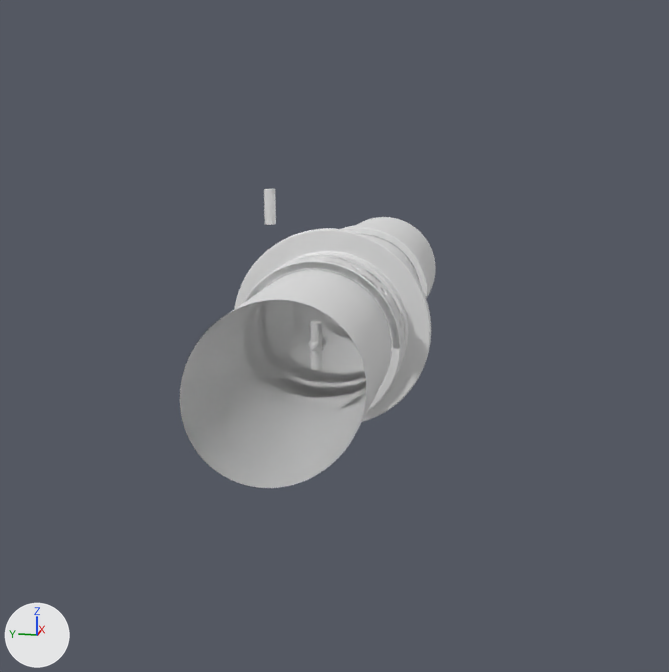
The Blender file ProtoAssets.blend: old version first, new version second.
One viewpoint serves both versions: a 50 mm camera at (-7.51, -1.66, 1.97) aimed at (0.03, -0.15, 0.08). Lighting does not change. The marker at lower left points along +X, +Y and +Z. The older version comes first. Everything nearer to the camera than a plane just in front of the edit is cut away.
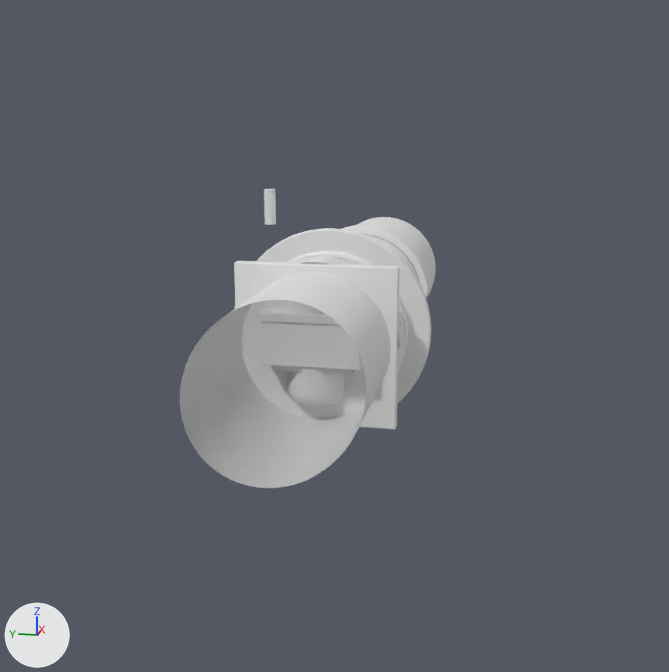
Diff of the bpy script that builds the scene:
```diff
--- a/ProtoAssets.blend.py
+++ b/ProtoAssets.blend.py
@@ me_cube_005 @@
+me_cube_005.from_pydata(...)  # 166 vertices, 236 faces; spans x -0.23..0.23, y -0.422..0.422, z 0.232..0.308
+me_cube_005.polygons.foreach_set('use_smooth', [True] * 236)
@@ ob_cylinder_001 @@
 ob_cylinder_001.location = (0.0, 0.0, 0.0)
-ob_cylinder_001.hide_set(True)
@@ ob_cube_001 @@
 _m = ob_cube_001.modifiers.new('Bevel', 'BEVEL')
 _m.segments = 2
-ob_cube_001.hide_set(True)
@@ ob_cube @@
 _m = ob_cube.modifiers.new('Bevel', 'BEVEL')
 _m.segments = 2
-ob_cube.hide_set(True)
@@ ob_cube_005 @@
+ob_cube_005 = bpy.data.objects.new('Cube.005', me_cube_005)
+ob_cube_005.location = (0.0, 0.0, 0.01)
+ob_cube_005.scale = (1.03, 1.03, 1.0)
+_m = ob_cube_005.modifiers.new('Bevel', 'BEVEL')
+_m.width = 0.01
+_m.width_pct = 0.01
+_m.segments = 2
@@ ob_cube_003 @@
+ob_cube_003 = bpy.data.objects.new('Cube.003', me_cube.copy())  # the mesh of ob_cube_001
+ob_cube_003.location = (0.0, 0.0, 0.0)
+_m = ob_cube_003.modifiers.new('Bevel', 'BEVEL')
+_m.width = 0.01
+_m.width_pct = 0.01
+_m.segments = 2
```

Changed parts and their boxes [x1, y1, x2, y2] in the pictures (669 x 672 px):
'Cube', shown
    after: [234, 261, 400, 430]
'Cube.001', shown
    after: [261, 322, 363, 370]
'Cylinder.001', shown
    after: [286, 301, 344, 406]
'Cube.005', added
    after: [259, 308, 339, 325]
'Cube.003', added (mostly hidden)
    after: [272, 366, 355, 375]
'Cylinder.004', unchanged, covered by the edit
    before: [244, 256, 405, 417]
    after: [291, 256, 405, 371]
